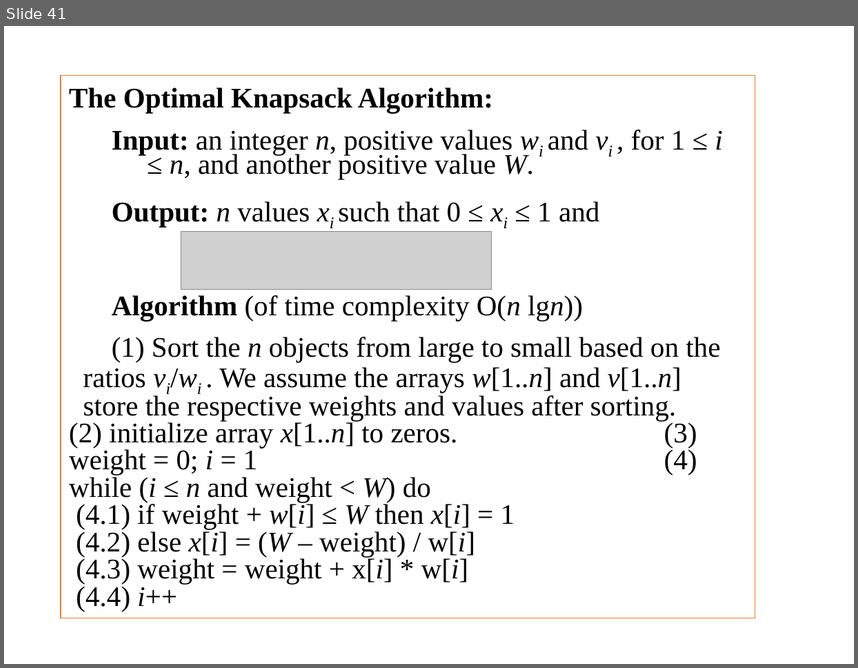
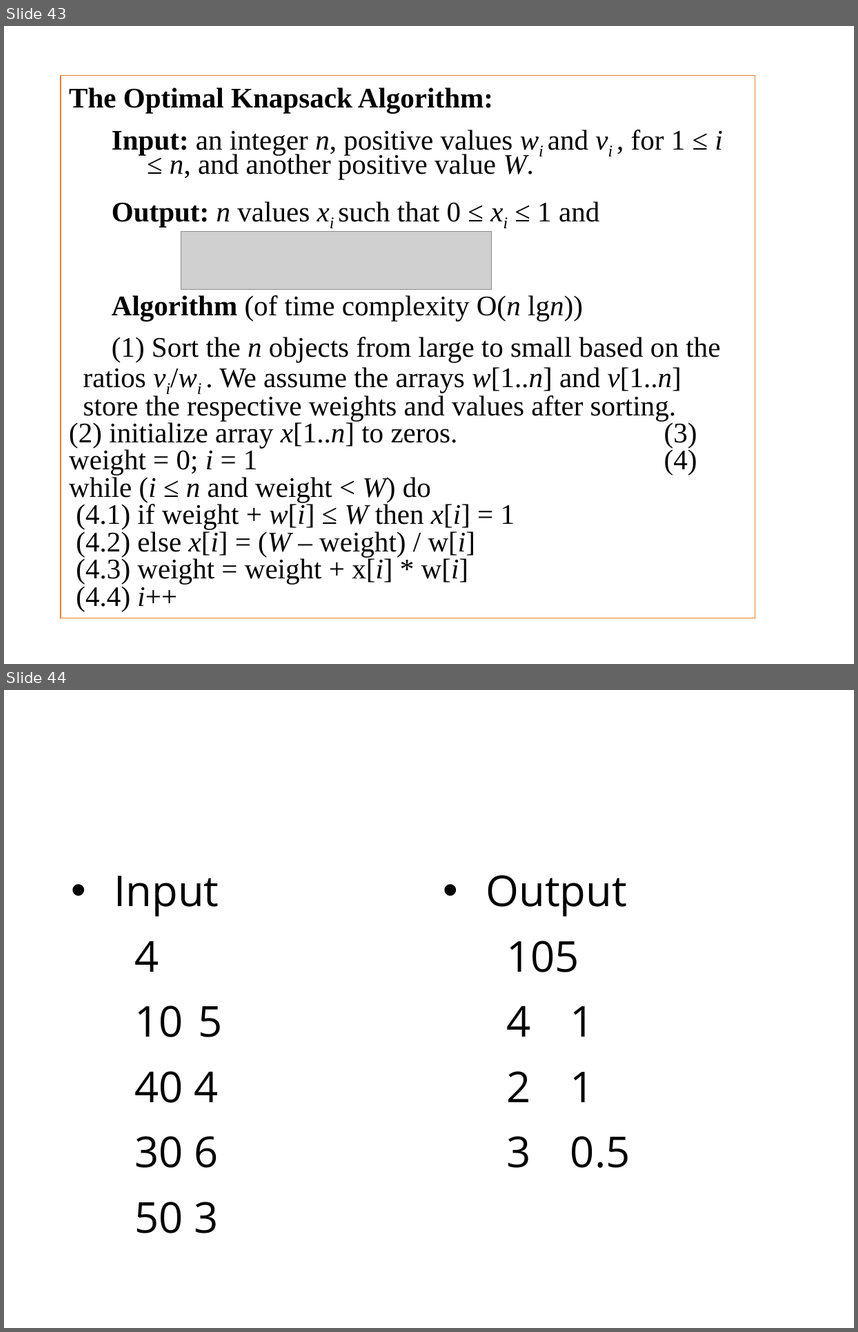
Before and after one commit to munif/paa-2, a slide deck: 161702/presentation/10 - Greedy Algorithm 2/10. Greedy Algorithm (2).pptx. Shown one above the other, each under a label of ours: slide 41 before the commit, slides 43 and 44 after it. The pictures are 858x668 and 858x1332 pixels, drawn with LibreOffice and Linux fonts; fonts in the diff are those of the drawing; grey boxes stand for pictures. Boxes give left, top, right and bottom in pixels: in the first picture for what was removed or moved away, otherwise in the second. Text is boxed around its words. In the diff, an @@ line names an element or a change of style, - is before the commit and + after.

```diff
--- a/161702/presentation/10 - Greedy Algorithm 2/10. Greedy Algorithm (2).pptx
+++ b/161702/presentation/10 - Greedy Algorithm 2/10. Greedy Algorithm (2).pptx
@@ slide 44 added at (4, 690, 854, 1328), background #FFFFFF @@
@@ text added at (114, 876, 223, 1233), 36 pt, text #000000 @@
+• Input
+4
+10 5
+40 4
+30 6
+50 3
@@ text added at (486, 875, 631, 1167), 36 pt, text #000000 @@
+• Output
+105
+4 1
+2 1
+3 0.5
@@ what was slide 41 is now slide 43 @@
```
Also in this commit, not shown: 2 slides changed, 3 other slides added, 3 other files.
